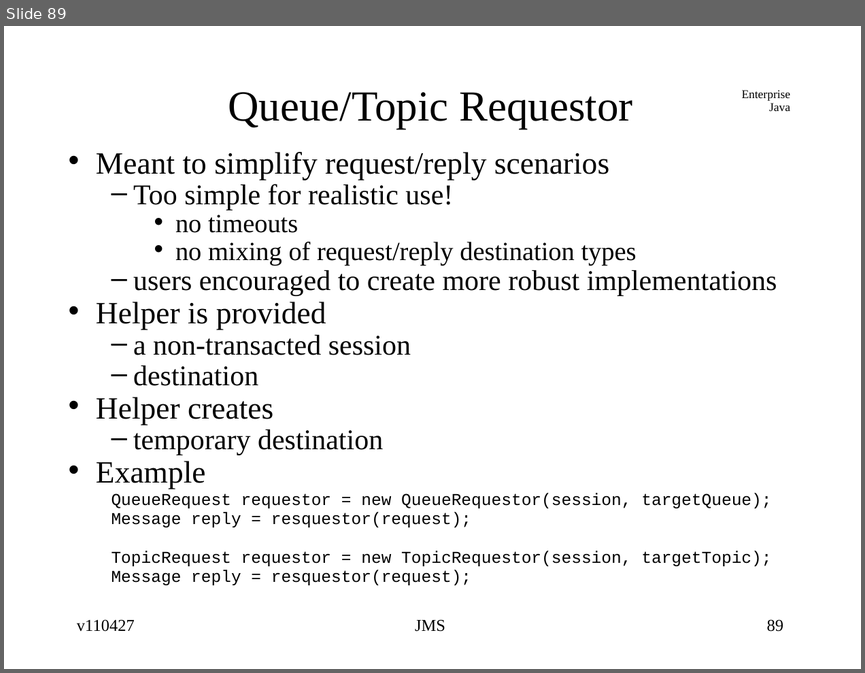
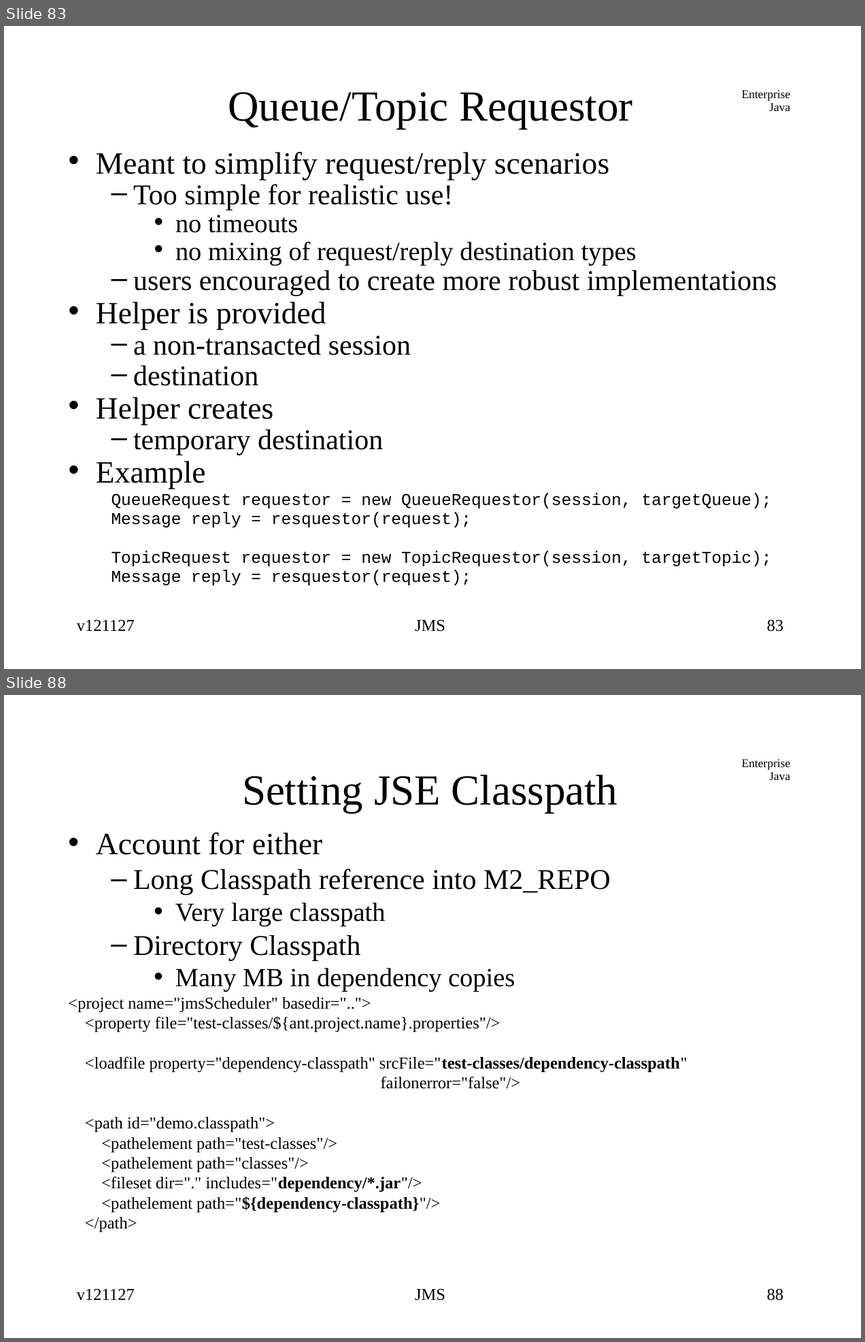
Before and after one commit to jcstaff/ejava-javaee, a slide deck: jmsCore/src/site/resources/lectures/jmsCore.ppt. Shown one above the other, each under a label of ours: slide 89 before the commit, slides 83 and 88 after it; the slides between them are not shown. The pictures are 865x673 and 865x1342 pixels, drawn with LibreOffice and Linux fonts; fonts in the diff are those of the drawing. Boxes give left, top, right and bottom in pixels: in the first picture for what was removed or moved away, otherwise in the second. Text is boxed around its words. In the diff, an @@ line names an element or a change of style, - is before the commit and + after.

```diff
--- a/jmsCore/src/site/resources/lectures/jmsCore.ppt
+++ b/jmsCore/src/site/resources/lectures/jmsCore.ppt
@@ slide 88 added at <box>4,695,861,1338</box>, background #FFFFFF; not listed: 1 template element that a slide beside it also shows @@
@@ title added at <box>242,775,618,813</box>, 36 pt, text #000000 @@
+Setting JSE Classpath
@@ text added at <box>68,832,687,1232</box>, 14 pt, text #000000 @@
+• Account for either
+  – Long Classpath reference into M2_REPO
+    • Very large classpath
+  – Directory Classpath
+    • Many MB in dependency copies
+<project name="jmsScheduler" basedir="..">
+<property file="test-classes/${ant.project.name}.properties"/>
+<loadfile property="dependency-classpath" srcFile="test-classes/dependency-classpath"
+failonerror="false"/>
+<path id="demo.classpath">
+<pathelement path="test-classes"/>
+<pathelement path="classes"/>
+<fileset dir="." includes="dependency/*.jar"/>
+<pathelement path="${dependency-classpath}"/>
+</path>
@@ text added at <box>77,1288,135,1300</box>, 14 pt, text #000000 @@
+v121127
@@ text added at <box>415,1288,445,1300</box>, 14 pt, text #000000 @@
+JMS
@@ page number added at <box>767,1288,784,1300</box>, 14 pt, text #000000 @@
+88
@@ what was slide 89 is now slide 83 @@
@@ slide 83 changed as well @@
@@ text at <box>77,619,135,631</box>: text changed @@
-v110427
+v121127
@@ page number at <box>767,619,784,631</box>: text changed @@
-89
+83
```
Also in this commit, not shown: 82 other slides changed, 6 other slides added, 8 slides removed.
